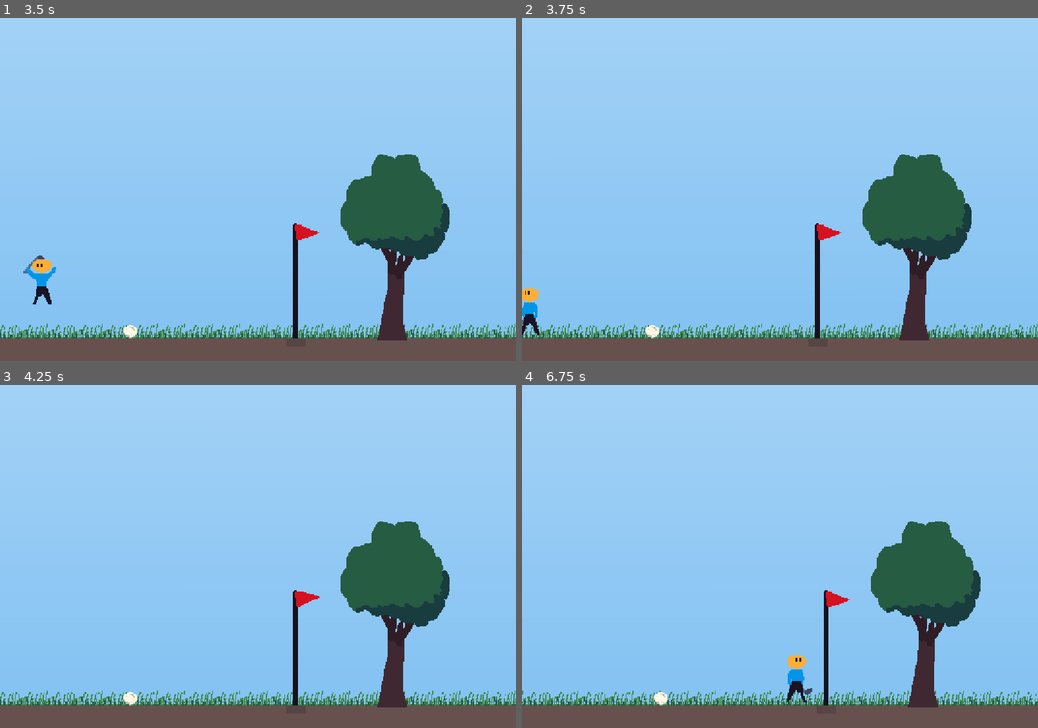
Above: before the commit, frames 1-4 (two rows, left to right).
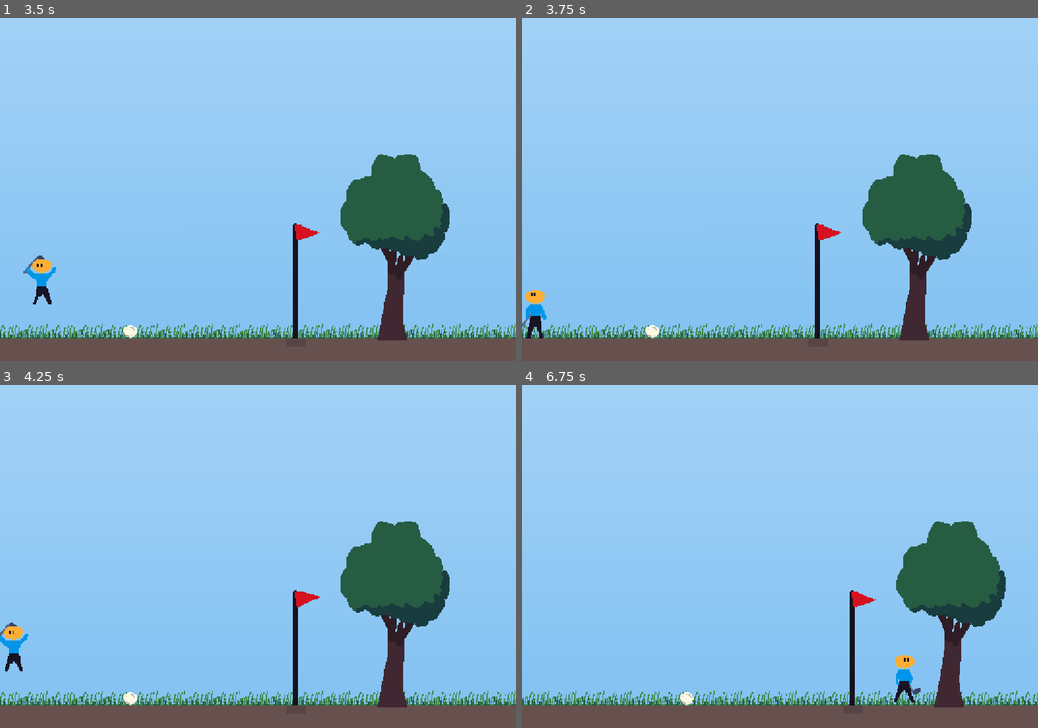
Above: after the commit, the same moments.

Repository: martindzejky/down-golf
Game: Godot game, scene res://main.tscn
Same seed, same stepped clock (60 frames per second), same inputs: the game is played once before the commit and once after it.
Inputs:
- Up to frame 1 (3.5 s): hold Space (shoot) 0.53-1.28 s; hold Right (move_right) 0.53-2.03 s; tap Up (jump) at 0.77, 1.52, 3.02 s; tap Space (shoot) at 1.35, 2.85 s; hold Space (shoot) 2.03-2.78 s; hold Left (move_left) from 2.03 s (still down)
- Up to frame 2 (3.75 s): keep holding Left (move_left); hold Space (shoot) from 3.53 s (still down)
- Up to frame 3 (4.25 s): keep holding Left (move_left); keep holding Space (shoot); tap Up (jump) at 3.77 s
- Up to frame 4 (6.75 s): release Left (move_left) at 4.28 s; release Space (shoot) at 4.28 s; hold Right (move_right) from 4.28 s (still down); tap Space (shoot) at 4.35, 5.85 s; tap Up (jump) at 4.52, 6.02 s; hold Space (shoot) 5.03-5.78 s; hold Space (shoot) from 6.53 s (still down)

Frame 1 is identical in both runs. In frame 2, 0.4% of the frame differs, in the area x 0-5%, y 78-94%; in frame 3, 0.4%; in frame 4, 8.7%, in the area x 0-100%, y 39-94%.

Commit message:
falling through hole sound

Diff:
--- a/default_bus_layout.tres
+++ b/default_bus_layout.tres
@@ -7,6 +7,10 @@
 [sub_resource type="AudioEffectAmplify" id="AudioEffectAmplify_j3pel"]
 resource_name = "Amplify"
 volume_db = 12.0
+
+[sub_resource type="AudioEffectAmplify" id="AudioEffectAmplify_n8wo2"]
+resource_name = "Amplify"
+volume_db = 10.0
 
 [resource]
 bus/1/name = &"player sounds"
@@ -25,3 +29,11 @@
 bus/2/send = &"Master"
 bus/2/effect/0/effect = SubResource("AudioEffectAmplify_j3pel")
 bus/2/effect/0/enabled = true
+bus/3/name = &"pole sounds"
+bus/3/solo = false
+bus/3/mute = false
+bus/3/bypass_fx = false
+bus/3/volume_db = 0.0
+bus/3/send = &"Master"
+bus/3/effect/0/effect = SubResource("AudioEffectAmplify_n8wo2")
+bus/3/effect/0/enabled = true
--- a/levels/surface_level.tscn
+++ b/levels/surface_level.tscn
@@ -16,6 +16,9 @@
 
 [sub_resource type="RectangleShape2D" id="RectangleShape2D_53cg5"]
 size = Vector2(549, 370)
+
+[sub_resource type="RectangleShape2D" id="RectangleShape2D_e70m4"]
+size = Vector2(20, 350)
 
 [node name="surface_level" type="Node2D"]
 
@@ -49,9 +52,16 @@
 position = Vector2(200, 0)
 
 [node name="shape" parent="camera_bounds" index="0"]
-visible = false
 position = Vector2(34.5, -158)
 shape = SubResource("RectangleShape2D_53cg5")
+
+[node name="player_bounds" type="StaticBody2D" parent="."]
+collision_layer = 8
+collision_mask = 0
+
+[node name="shape" type="CollisionShape2D" parent="player_bounds"]
+position = Vector2(-45, -165)
+shape = SubResource("RectangleShape2D_e70m4")
 
 [connection signal="player_entered_pole" from="pole" to="activator" method="deactivate"]
 
--- a/objects/ball.tscn
+++ b/objects/ball.tscn
@@ -35,7 +35,6 @@
 [node name="ball" type="RigidBody2D" node_paths=PackedStringArray("particles", "hit_sound") groups=["ball"]]
 z_index = 10
 collision_layer = 4
-collision_mask = 9
 physics_material_override = SubResource("PhysicsMaterial_ct1s3")
 can_sleep = false
 continuous_cd = 1
--- a/objects/pole.tscn
+++ b/objects/pole.tscn
@@ -1,10 +1,13 @@
-[gd_scene load_steps=18 format=3 uid="uid://bi3lro6q2ffel"]
+[gd_scene load_steps=23 format=3 uid="uid://bi3lro6q2ffel"]
 
 [ext_resource type="Script" uid="uid://bin3k4j6t1g1s" path="res://objects/pole.gd" id="1_8k6g0"]
 [ext_resource type="Texture2D" uid="uid://bj8go8hv1hgkk" path="res://sprites/pole.png" id="1_etow4"]
 [ext_resource type="Texture2D" uid="uid://dacgkaoqv82tt" path="res://sprites/tiles.png" id="3_vvshh"]
 [ext_resource type="Texture2D" uid="uid://dxekvidi0dao1" path="res://sprites/ground_blob.png" id="4_qm5ri"]
 [ext_resource type="Texture2D" uid="uid://dqsvtghqsarmj" path="res://sprites/confetti.png" id="5_3e2jp"]
+[ext_resource type="AudioStream" uid="uid://cpkax6protf8k" path="res://sounds/honk.mp3" id="6_r8tcx"]
+[ext_resource type="AudioStream" uid="uid://drve6nw3v2ygn" path="res://sounds/falling_hole.wav" id="7_ljcih"]
+[ext_resource type="AudioStream" uid="uid://x6wx6p5jpmqg" path="res://sounds/falling_hole2.wav" id="8_j21id"]
 
 [sub_resource type="AtlasTexture" id="AtlasTexture_etow4"]
 atlas = ExtResource("1_etow4")
@@ -97,6 +100,17 @@
 &"shake": SubResource("Animation_3e2jp")
 }
 
+[sub_resource type="AudioStreamRandomizer" id="AudioStreamRandomizer_3e2jp"]
+random_pitch = 1.2
+streams_count = 1
+stream_0/stream = ExtResource("6_r8tcx")
+
+[sub_resource type="AudioStreamRandomizer" id="AudioStreamRandomizer_r8tcx"]
+random_pitch = 1.1
+streams_count = 2
+stream_0/stream = ExtResource("7_ljcih")
+stream_1/stream = ExtResource("8_j21id")
+
 [node name="pole" type="Node2D" node_paths=PackedStringArray("player_blocker", "ground_sprite", "particles", "particles2", "animation") groups=["pole"]]
 z_index = -5
 script = ExtResource("1_8k6g0")
@@ -175,4 +189,19 @@
 &"": SubResource("AnimationLibrary_3e2jp")
 }
 
+[node name="honk" type="AudioStreamPlayer2D" parent="."]
+stream = SubResource("AudioStreamRandomizer_3e2jp")
+volume_db = -6.0
+max_distance = 1500.0
+bus = &"pole sounds"
+
+[node name="falling_hole" type="AudioStreamPlayer2D" parent="."]
+position = Vector2(0, 23)
+stream = SubResource("AudioStreamRandomizer_r8tcx")
+max_distance = 1500.0
+bus = &"pole sounds"
+
+[connection signal="ball_entered_hole" from="." to="falling_hole" method="play"]
+[connection signal="ball_entered_hole" from="." to="honk" method="play"]
+[connection signal="player_entered_pole" from="." to="falling_hole" method="play"]
 [connection signal="body_entered" from="detect" to="." method="_on_balldetect_body_entered"]
Not shown: 1 places in default_bus_layout.tres that only renumber resources
Not shown: 1 places in levels/surface_level.tscn that only renumber resources
Not shown, added: sounds/falling_hole.wav.import
Not shown, added: sounds/falling_hole2.wav.import
Not shown, added: sounds/honk.mp3.import
Not shown, added: sounds/falling_hole.wav
Not shown, added: sounds/falling_hole2.wav
Not shown, added: sounds/honk.mp3
